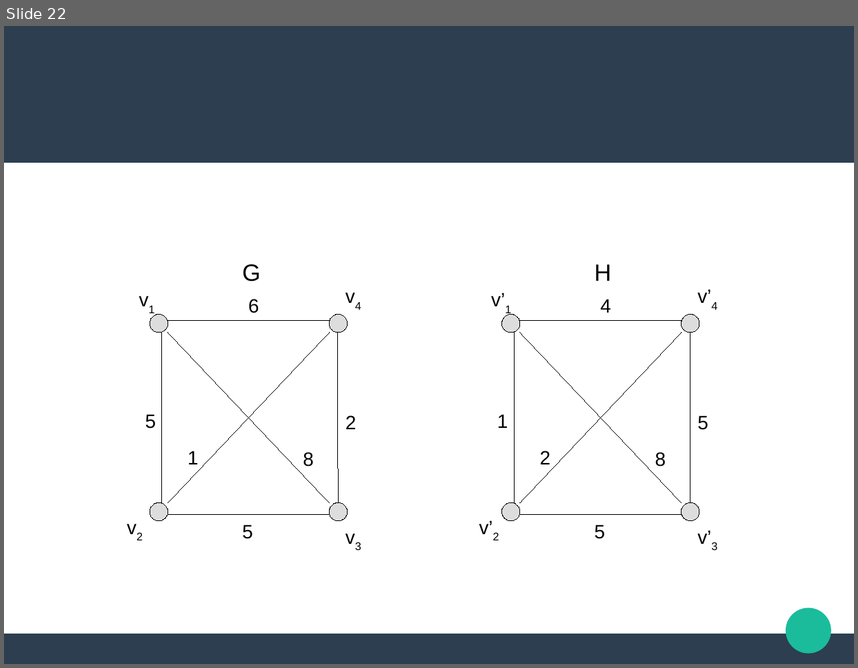
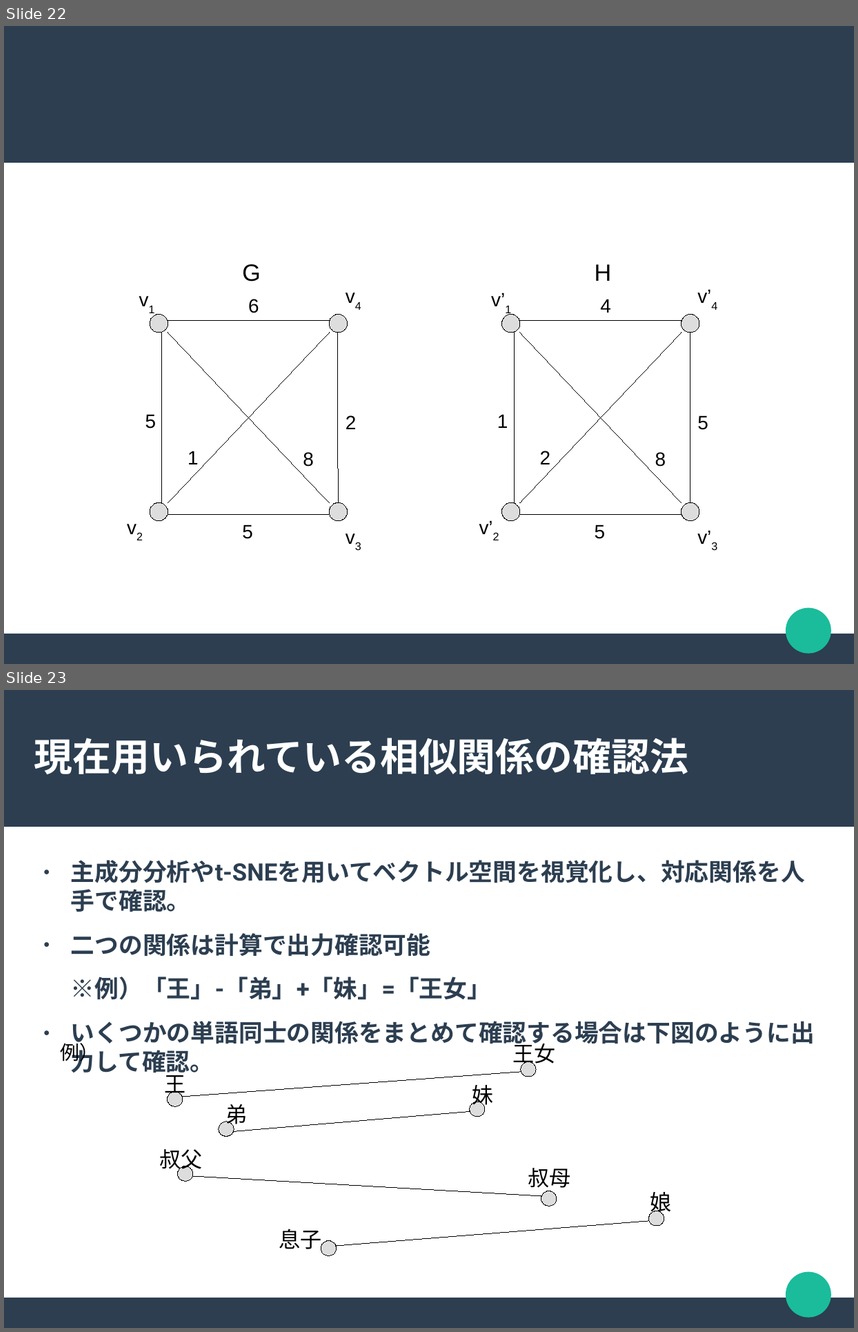
Before and after one commit to chocolaolantan/thesis, a slide deck: note/slide/ハンガリアン法による語の相似関係抽出memo.odp. Shown one above the other, each under a label of ours: slide 22 before the commit, slides 22 and 23 after it. The pictures are 858x668 and 858x1332 pixels, drawn with LibreOffice and Linux fonts; fonts in the diff are those of the drawing. Boxes give left, top, right and bottom in pixels: in the first picture for what was removed or moved away, otherwise in the second. Text is boxed around its words. In the diff, an @@ line names an element or a change of style, - is before the commit and + after.

```diff
--- a/note/slide/ハンガリアン法による語の相似関係抽出memo.odp
+++ b/note/slide/ハンガリアン法による語の相似関係抽出memo.odp
@@ slide 23 added at (x1=4, y1=690, x2=854, y2=1328), background #FFFFFF; not listed: 3 template elements that a slide beside it also shows @@
@@ title added at (x1=34, y1=738, x2=688, y2=775), 36 pt, text #FFFFFF, bold @@
+現在用いられている相似関係の確認法
@@ text added at (x1=71, y1=860, x2=815, y2=1047), 22.4 pt, text #2C3E50, bold @@
+● 主成分分析やt-SNEを用いてベクトル空間を視覚化し、対応関係を人手で確認。
+● 二つの関係は計算で出力確認可能
+※例）「王」-「弟」+「妹」=「王女」
+● いくつかの単語同士の関係をまとめて確認する場合は下図のように出力して確認。
@@ text added at (x1=60, y1=1040, x2=99, y2=1064), 18 pt, text #000000 @@
+例）
@@ text added at (x1=513, y1=1040, x2=556, y2=1067), 20 pt, text #000000 @@
+王女
@@ ellipse added at (x1=521, y1=1062, x2=536, y2=1076), fill #DDDDDD, outline #000000 0 pt @@
@@ text added at (x1=165, y1=1069, x2=186, y2=1097), 20 pt, text #000000 @@
+王
@@ line added from (183, 1096) to (521, 1072), #000000 0 pt @@
@@ ellipse added at (x1=168, y1=1091, x2=183, y2=1106), fill #DDDDDD, outline #000000 0 pt @@
@@ ellipse added at (x1=470, y1=1101, x2=486, y2=1116), fill #DDDDDD, outline #000000 0 pt @@
@@ text added at (x1=472, y1=1085, x2=493, y2=1108), 20 pt, text #000000 @@
+妹
@@ ellipse added at (x1=219, y1=1121, x2=234, y2=1136), fill #DDDDDD, outline #000000 0 pt @@
@@ text added at (x1=226, y1=1104, x2=248, y2=1128), 20 pt, text #000000 @@
+弟
@@ line added from (234, 1131) to (470, 1111), #000000 0 pt @@
@@ text added at (x1=159, y1=1149, x2=202, y2=1173), 20 pt, text #000000 @@
+叔父
@@ ellipse added at (x1=178, y1=1166, x2=193, y2=1181), fill #DDDDDD, outline #000000 0 pt @@
@@ line added from (193, 1176) to (542, 1196), #000000 0 pt @@
@@ text added at (x1=528, y1=1167, x2=571, y2=1192), 20 pt, text #000000 @@
+叔母
@@ ellipse added at (x1=542, y1=1191, x2=557, y2=1205), fill #DDDDDD, outline #000000 0 pt @@
@@ text added at (x1=650, y1=1192, x2=671, y2=1215), 20 pt, text #000000 @@
+娘
@@ line added from (337, 1245) to (649, 1221), #000000 0 pt @@
@@ ellipse added at (x1=649, y1=1211, x2=664, y2=1225), fill #DDDDDD, outline #000000 0 pt @@
@@ text added at (x1=279, y1=1228, x2=322, y2=1252), 20 pt, text #000000 @@
+息子
@@ ellipse added at (x1=321, y1=1241, x2=337, y2=1255), fill #DDDDDD, outline #000000 0 pt @@
```
Also in this commit, not shown: 14 other files.
